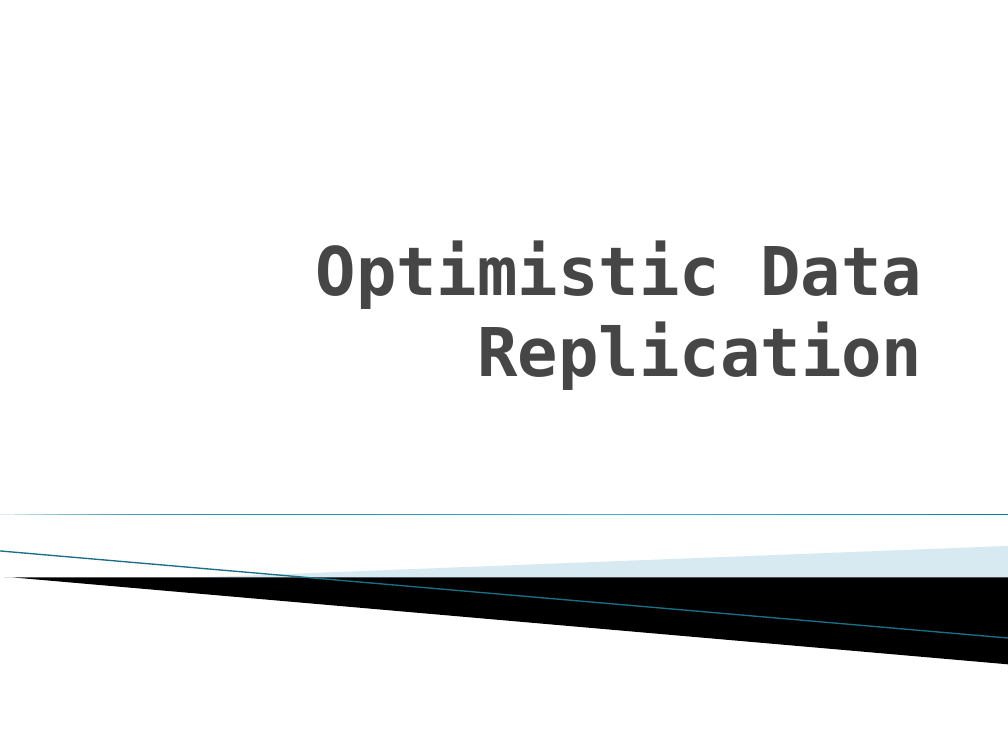
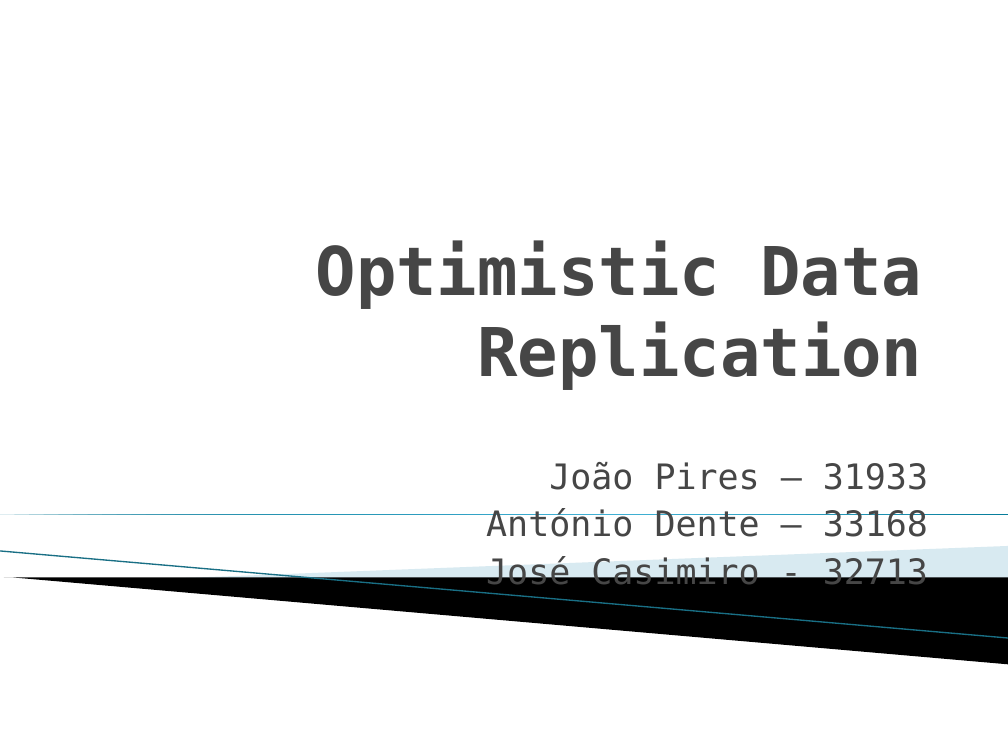
Before and after one commit to jonas12/SD-LI61D-1112, a slide deck: slide 1 of Serie2/Optimistic Data Replication.pptx. Drawn at 1008x756 pixels with LibreOffice and Linux fonts; fonts in the diff are those of the drawing; background and template pictures are left out. Boxes give left, top, right and bottom in pixels: in the first picture for what was removed or moved away, otherwise in the second. Text is boxed around its words. In the diff, an @@ line names an element or a change of style, - is before the commit and + after.

Commit message:
Slides e guia

```diff
--- a/Serie2/Optimistic Data Replication.pptx
+++ b/Serie2/Optimistic Data Replication.pptx
@@ subtitle added at (486,462,928,592), 25 pt, text #464646 @@
+João Pires – 31933
+António Dente – 33168
+José Casimiro - 32713
```
Also in this commit, not shown: 1 other file.
